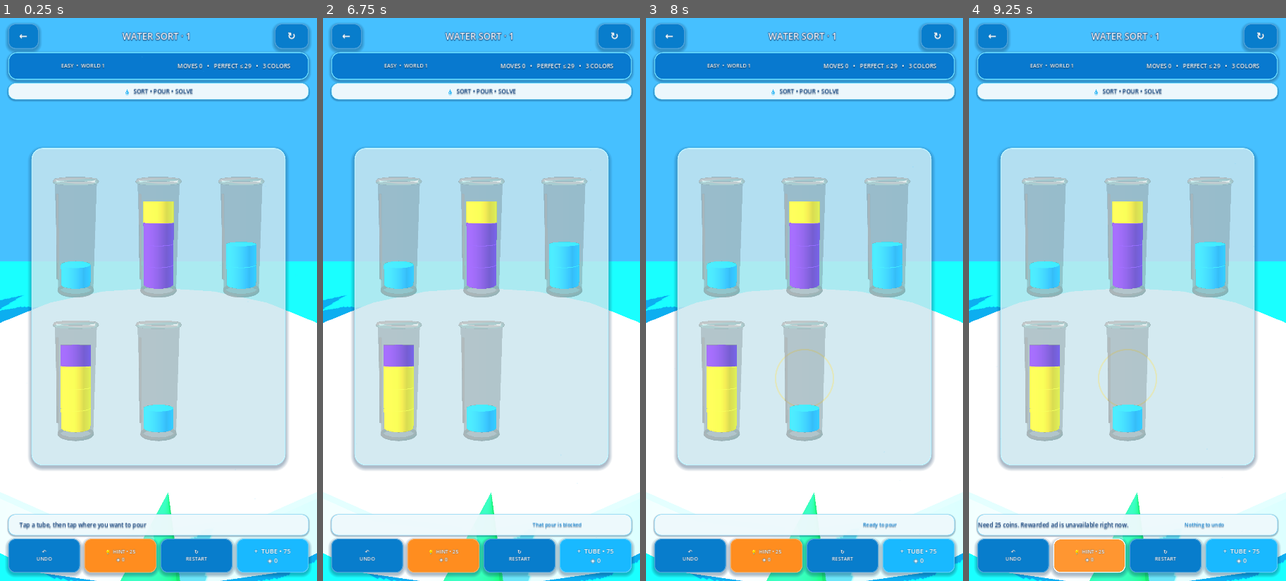
Above: before the commit, frames 1-4 (left to right).
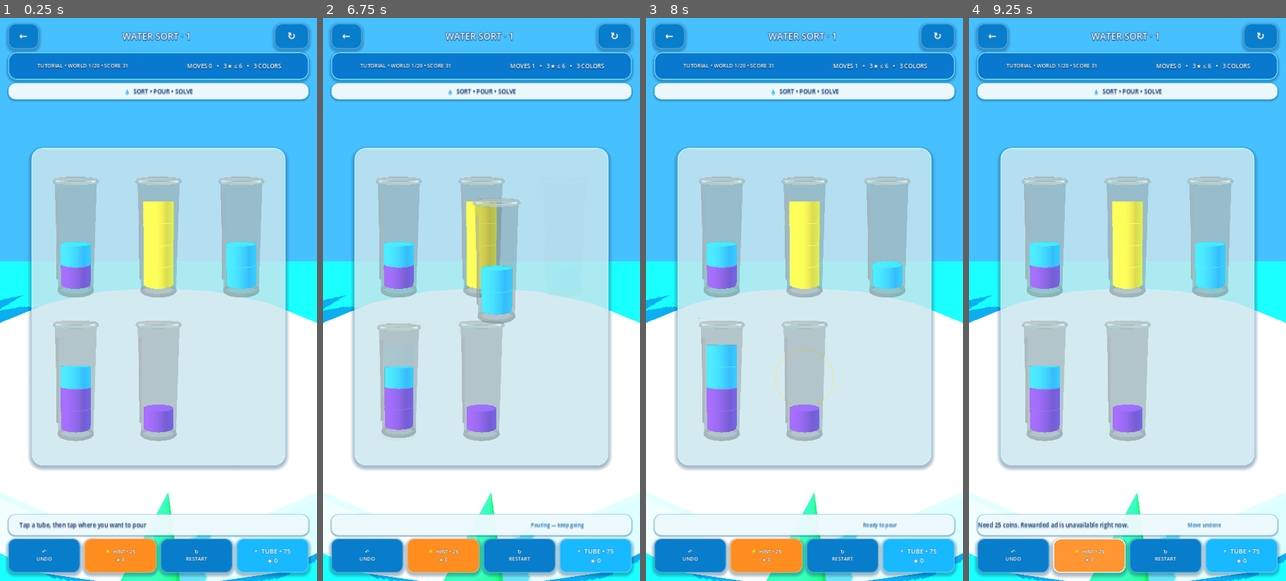
Above: after the commit, the same moments.

Repository: eghosa001/unjam
Game: Godot game, scene res://scenes/WaterSort.tscn
The game is run twice, just before and just after one commit, with the same random seed, the same clock (stepped at 60 frames per second) and the same inputs. This scene is started directly instead of the project's main scene.
Inputs (mouse positions are in pixels of both pictures, inside the frame that each line leads up to):
- Up to frame 1 (0.25 s): no input
- Up to frame 2 (6.75 s): click "↻ RESTART" at 0.5 s; click "↻ RESTART" at 1.25 s; click "↻ RESTART" at 2 s; click "←" at 2.75 s; click "↻" at 3.5 s; click (399, 237) at 4.27 s; click (481, 237) at 5.02 s; click (563, 237) at 5.77 s; click (399, 378) at 6.52 s
- Up to frame 3 (8 s): click (804, 378) at 7.27 s
- Up to frame 4 (9.25 s): click "↶ UNDO" at 8 s; click "💡 HINT • 25 ◈ 0" at 8.75 s

The runs differ from the first frame. In frame 1, 4.2% of the frame differs, in the area x 11-92%, y 8-74%; in frame 2, 9.2%, in the area x 11-92%, y 8-91%; in frame 3, 4.5%; in frame 4, 4.3%.

Commit message:
Activate 10K Water Sort progression runtime

Diff:
--- a/scenes/WaterSort.tscn
+++ b/scenes/WaterSort.tscn
@@ -1,6 +1,6 @@
 [gd_scene load_steps=3 format=3]
 
-[ext_resource path="res://scripts/game/water_sort_assisted.gd" type="Script" id="1"]
+[ext_resource path="res://scripts/game/water_sort_10000.gd" type="Script" id="1"]
 [ext_resource path="res://scripts/ui/ui_touch_enhancer_casual.gd" type="Script" id="2"]
 
 [node name="WaterSort" type="Control"]
